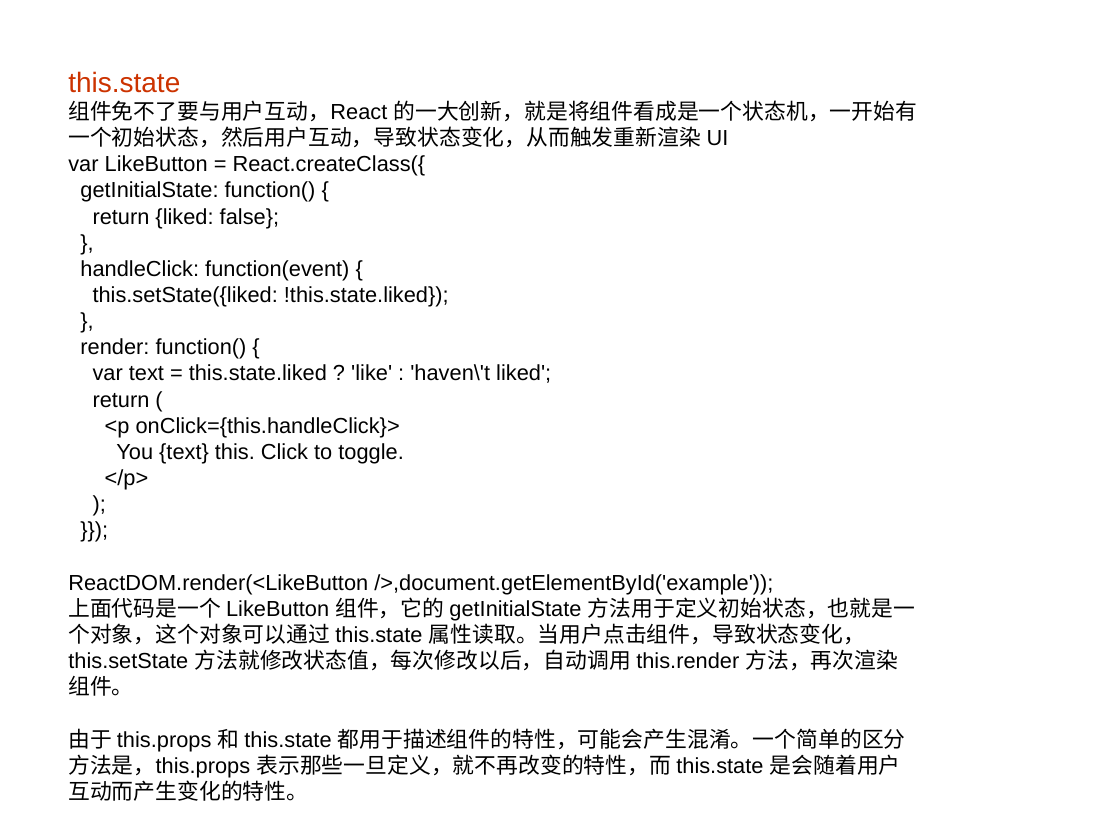
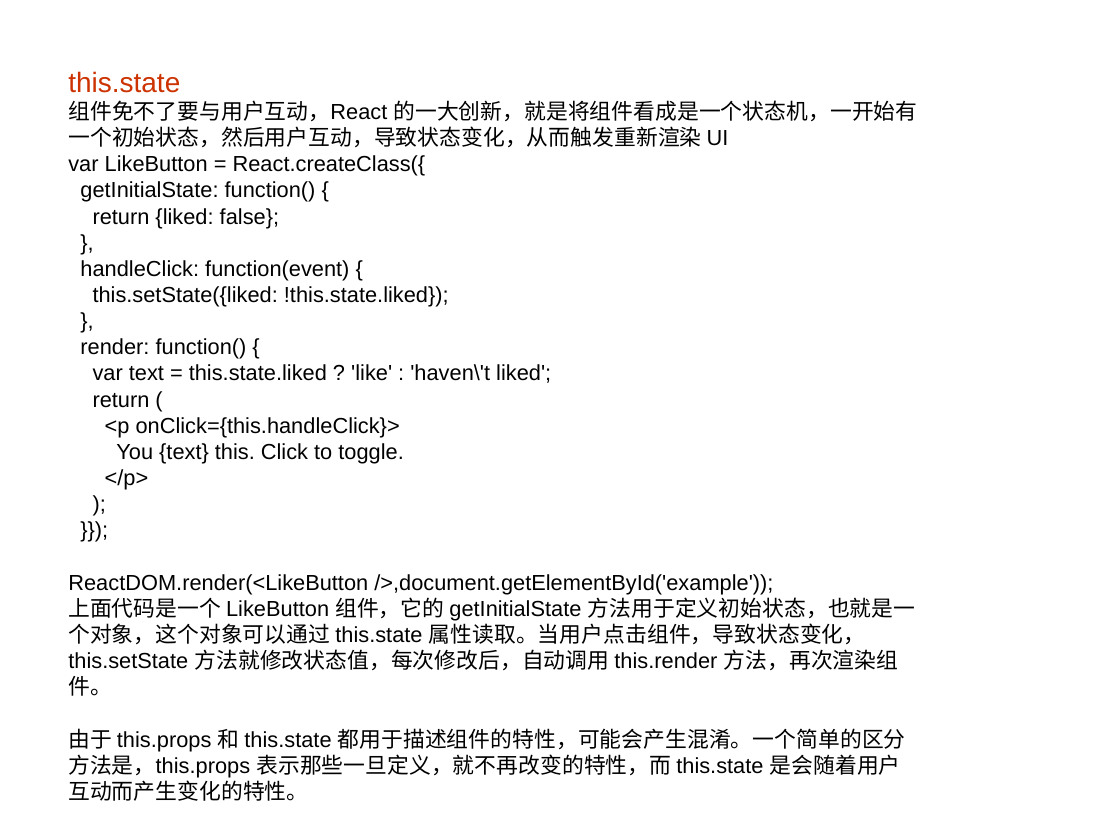
Before and after one commit to guanmeiqi/react-basicKnowledges, a slide deck: slide 17 of react.ppt (slide 15 before the commit). Drawn at 1120x840 pixels with LibreOffice and Linux fonts; fonts in the diff are those of the drawing; background and template pictures are left out. Boxes give left, top, right and bottom in pixels: in the first picture for what was removed or moved away, otherwise in the second. Text is boxed around its words. In the diff, an @@ line names an element or a change of style, - is before the commit and + after.

```diff
--- a/react.ppt
+++ b/react.ppt
@@ text at [68,594,915,696]: text changed @@
-上面代码是一个 LikeButton 组件，它的 getInitialState 方法用于定义初始状态，也就是一个对象，这个对象可以通过 this.state 属性读取。当用户点击组件，导致状态变化，this.setState 方法就修改状态值，每次修改以后，自动调用 this.render 方法，再次渲染组件。
+上面代码是一个 LikeButton 组件，它的 getInitialState 方法用于定义初始状态，也就是一个对象，这个对象可以通过 this.state 属性读取。当用户点击组件，导致状态变化，this.setState 方法就修改状态值，每次修改后，自动调用 this.render 方法，再次渲染组件。
```
Also in this commit, not shown: 19 other slides changed, 2 slides added, 4 slides removed, 38 other files.
